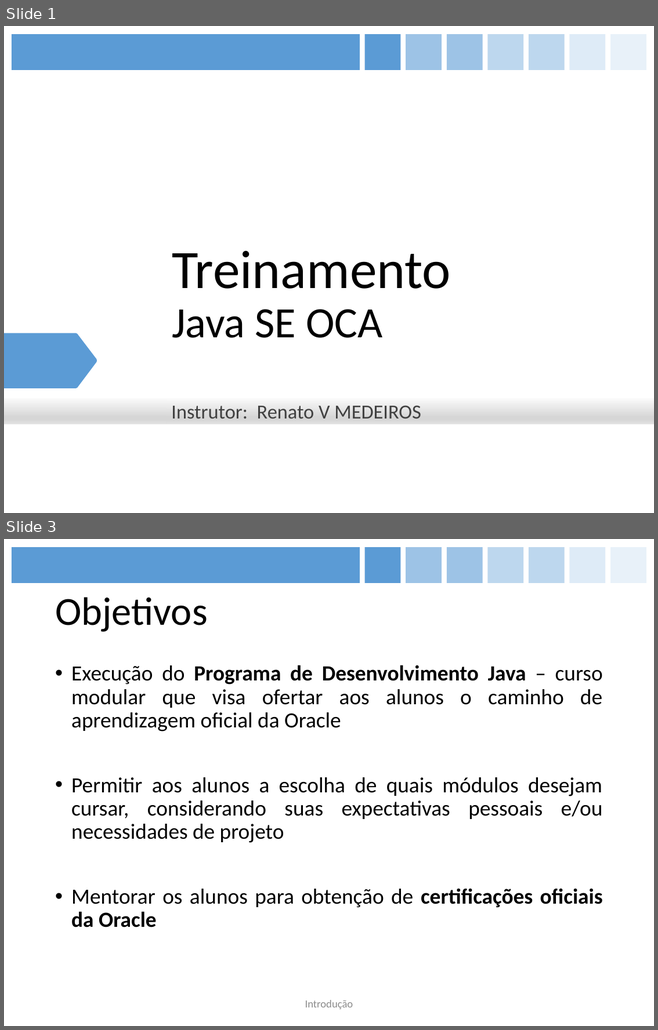
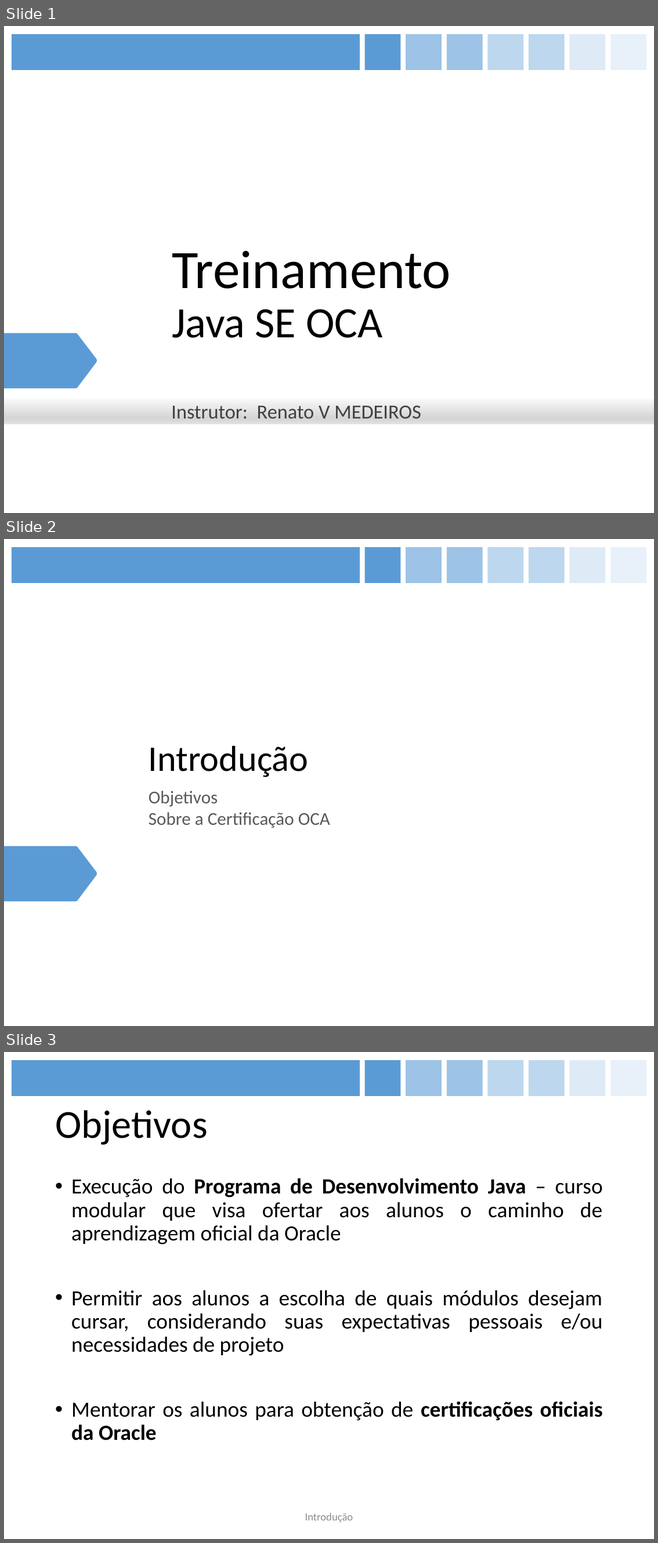
Before and after one commit to figueiredojrr/treinamentoJavaSeOcaAgosto, a slide deck: TreinamentoJavaSeOca/documentos/apresentação/OCA.pptx. Shown one above the other, each under a label of ours: slides 1 and 3 before the commit, slides 1, 2 and 3 after it; the slides between them are not shown. The pictures are 658x1030 and 658x1543 pixels, drawn with LibreOffice and Linux fonts; fonts in the diff are those of the drawing. Boxes give left, top, right and bottom in pixels: in the first picture for what was removed or moved away, otherwise in the second. Text is boxed around its words. In the diff, an @@ line names an element or a change of style, - is before the commit and + after.

```diff
--- a/TreinamentoJavaSeOca/documentos/apresentação/OCA.pptx
+++ b/TreinamentoJavaSeOca/documentos/apresentação/OCA.pptx
@@ slide 2 added at bbox=[4, 539, 654, 1026], background #FFFFFF; not listed: 9 template elements that a slide beside it also shows @@
@@ title added at bbox=[148, 745, 308, 777], 40 pt, text #000000 @@
+Introdução
@@ subtitle added at bbox=[148, 791, 330, 828], 20 pt, text #595959 @@
+Objetivos
+Sobre a Certificação OCA
```
Also in this commit, not shown: 15 slides changed, 3 slides removed.
